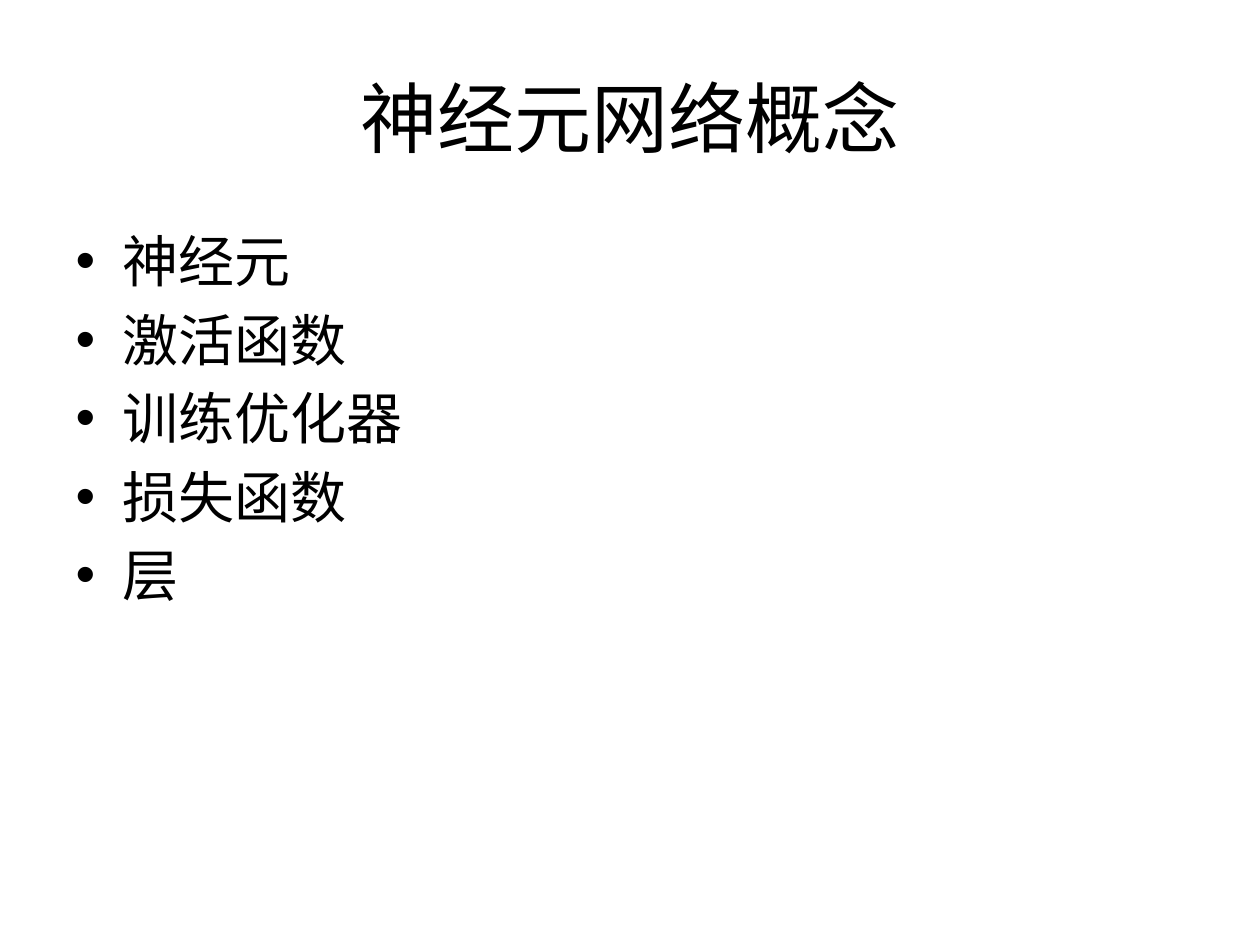
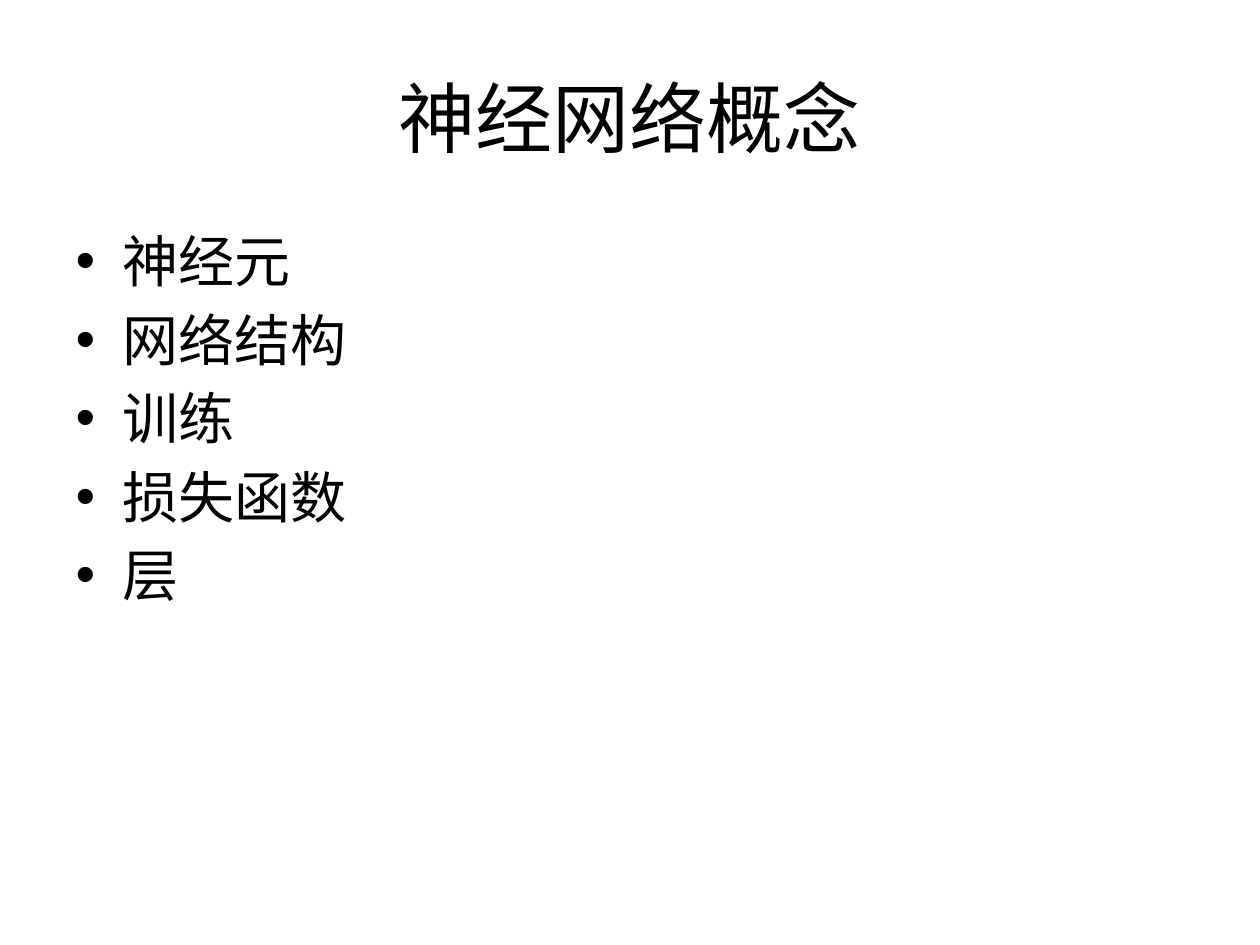
Before and after one commit to wangbin5/samples, a slide deck: slide 2 of docs/神经元网络.pptx. Drawn at 1260x945 pixels with LibreOffice and Linux fonts; fonts in the diff are those of the drawing. Boxes give left, top, right and bottom in pixels: in the first picture for what was removed or moved away, otherwise in the second. Text is boxed around its words. In the diff, an @@ line names an element or a change of style, - is before the commit and + after.

```diff
--- a/docs/神经元网络.pptx
+++ b/docs/神经元网络.pptx
@@ title at [399, 81, 861, 153]: text changed @@
-神经元网络概念
+神经网络概念
@@ text at [123, 313, 347, 444]: text changed @@
-• 激活函数
-• 训练优化器
+• 网络结构
+• 训练
```
Also in this commit, not shown: 2 other slides changed, 19 other files.
